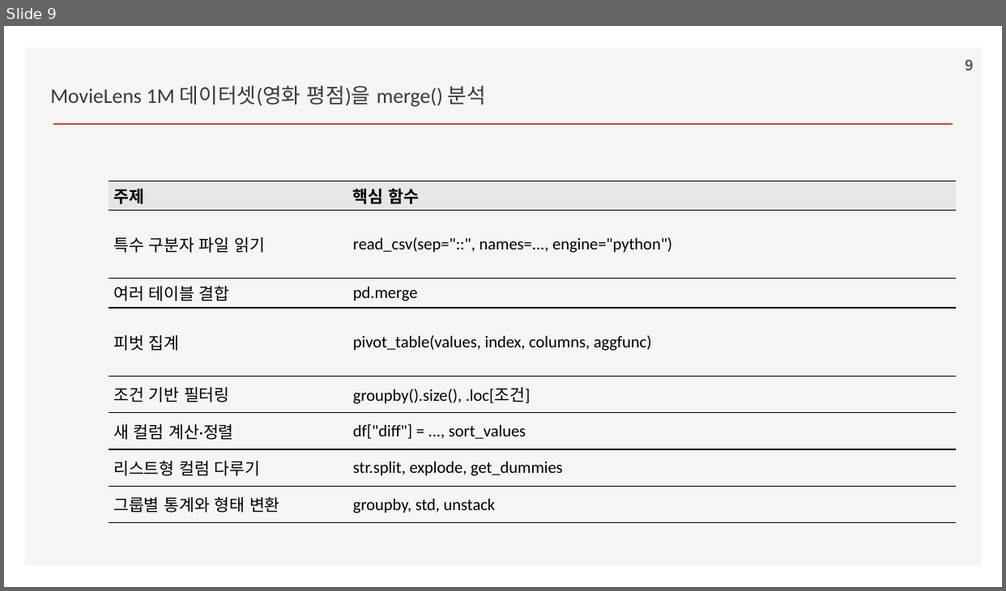
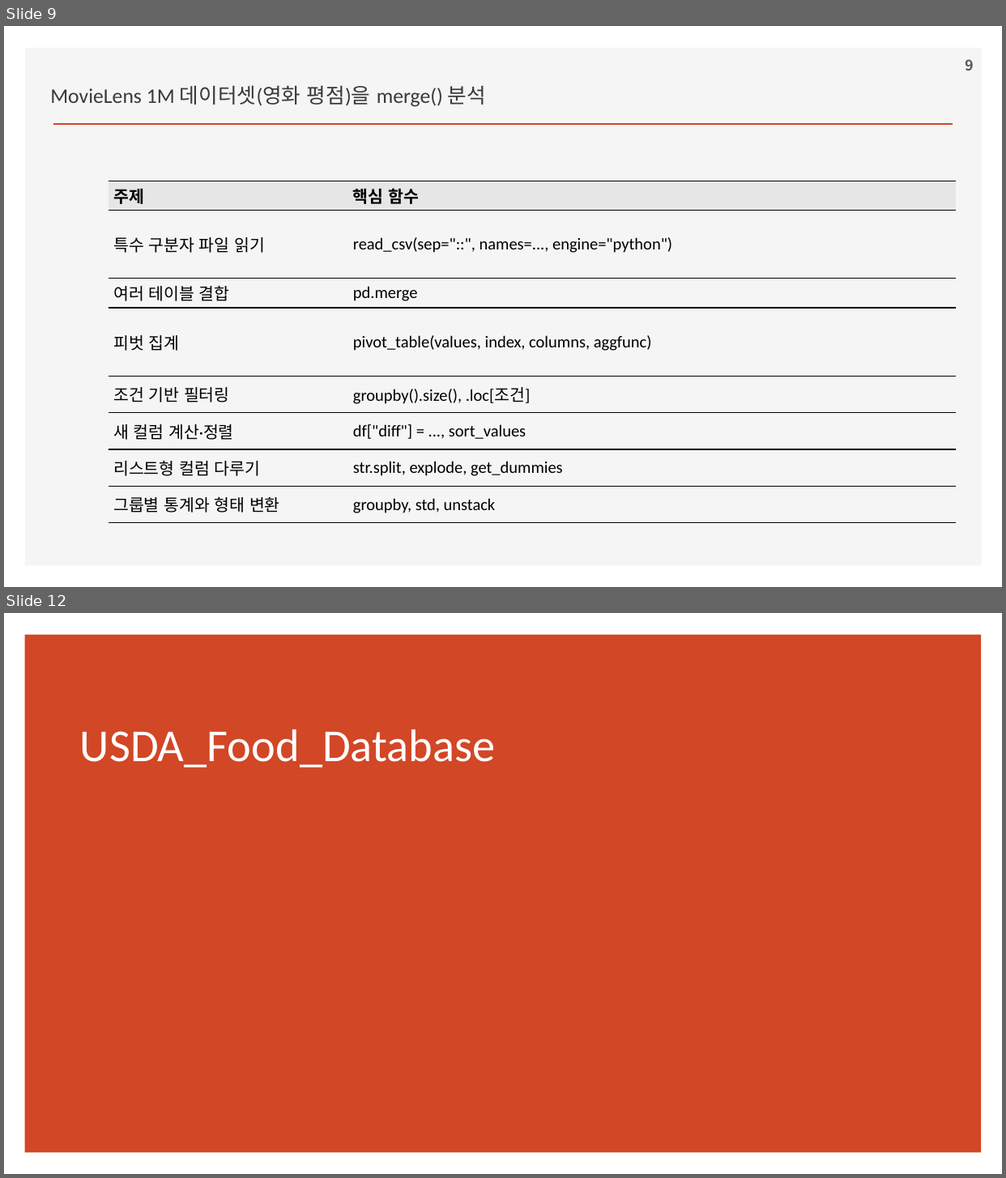
Before and after one commit to ancestor9/2026_Fall_Application-Deployment, a slide deck: 20261106/python for data analysis.pptx. Shown one above the other, each under a label of ours: slide 9 before the commit, slides 9 and 12 after it; the slides between them are not shown. The pictures are 1006x591 and 1006x1178 pixels, drawn with LibreOffice and Linux fonts; fonts in the diff are those of the drawing; background and template pictures are left out. Boxes give left, top, right and bottom in pixels: in the first picture for what was removed or moved away, otherwise in the second. Text is boxed around its words. In the diff, an @@ line names an element or a change of style, - is before the commit and + after.

```diff
--- a/20261106/python for data analysis.pptx
+++ b/20261106/python for data analysis.pptx
@@ slide 12 added at [4,613,1002,1174], background #FFFFFF @@
@@ rectangle added at [25,635,982,1153], fill #D24726 @@
@@ title added at [80,729,496,768], 44 pt, text #FFFFFF @@
+USDA_Food_Database
```
Also in this commit, not shown: 2 slides changed, 11 other slides added.
